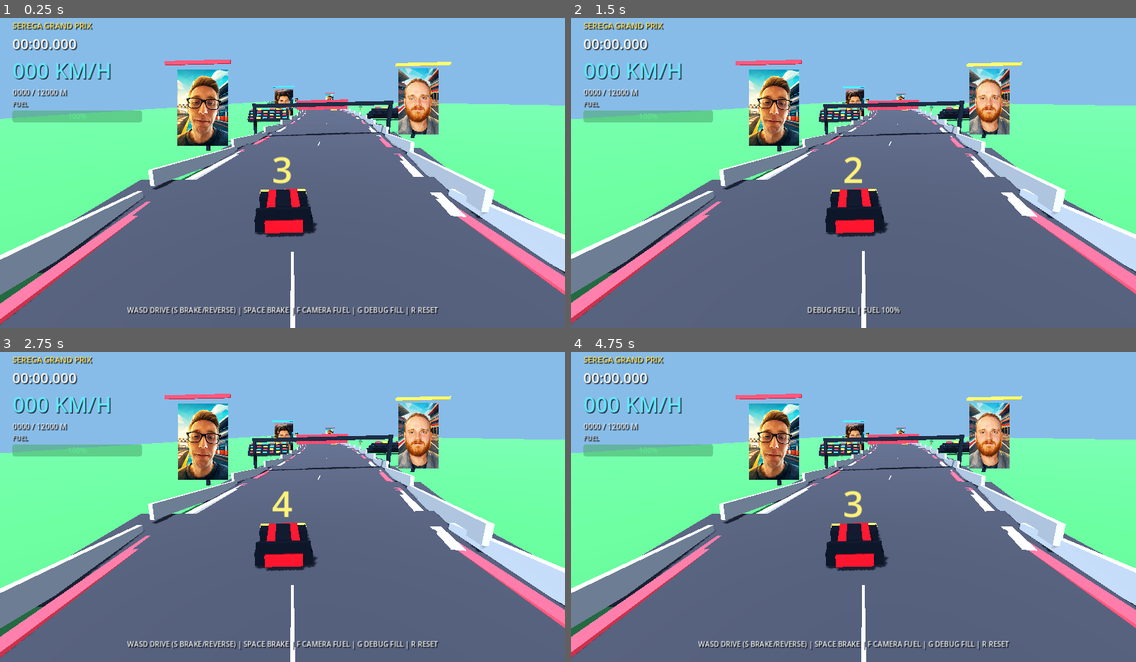
Above: before the commit, frames 1-4 (two rows, left to right).
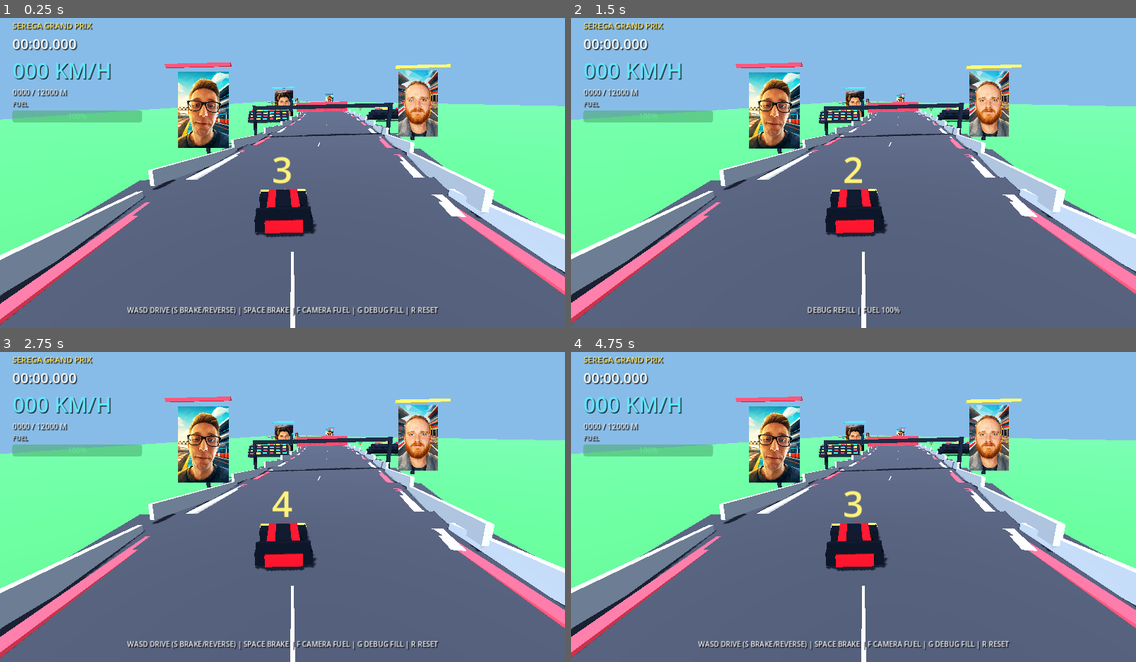
Above: after the commit, the same moments.

Repository: marticampgin/serega-racing
Game: Godot game, scene res://scenes/main.tscn
Same seed, same stepped clock (60 frames per second), same inputs: the game is played once before the commit and once after it.
Inputs:
- Up to frame 1 (0.25 s): no input
- Up to frame 2 (1.5 s): hold D 0.53-1.28 s; hold F 0.53-1.28 s; tap Space at 0.77 s; hold S from 1.28 s (still down); tap G at 1.35 s
- Up to frame 3 (2.75 s): tap Space at 1.52 s; tap Enter at 2 s; release S at 2.03 s; hold D from 2.03 s (still down); hold R from 2.03 s (still down)
- Up to frame 4 (4.75 s): tap Space at 2.75, 3.02, 3.77, 4.25, 4.52 s; release D at 2.78 s; release R at 2.78 s; hold W 2.78-3.53 s; tap F at 2.85 s; tap Enter at 3.5 s; hold G 3.53-4.28 s; hold A from 3.53 s (still down); tap R at 4.35 s

The runs differ from the first frame. In frame 1, 4.8% of the frame differs, in the area x 0-100%, y 13-99%; in frame 2, 4.8%; in frame 3, 4.8%; in frame 4, 4.8%.

Commit message:
Prevent terrain fall-through across full course

Diff:
--- /dev/null
+++ b/qa/course_traversal.gd
@@ -0,0 +1,80 @@
+extends SceneTree
+
+const SAMPLE_SPACING := 60
+
+var failures: Array[String] = []
+
+
+func _initialize() -> void:
+	call_deferred("_run")
+
+
+func fail(message: String) -> void:
+	failures.append(message)
+	push_error("FAIL: " + message)
+
+
+func _run() -> void:
+	var packed := load("res://scenes/main.tscn") as PackedScene
+	if packed == null:
+		fail("main scene does not load")
+		quit(1)
+		return
+	var race := packed.instantiate()
+	root.add_child(race)
+	await physics_frame
+	await physics_frame
+
+	# Obstacles can overlap the sampling line; disable them so rays validate road only.
+	for obstacle in get_nodes_in_group("obstacle"):
+		if obstacle is CollisionObject3D:
+			obstacle.collision_layer = 0
+	var car := race.get_node("PlayerCar") as CharacterBody3D
+	car.collision_layer = 0
+	await physics_frame
+
+	var space := root.world_3d.direct_space_state
+	var checked := 0
+	for distance in range(0, int(race.TRACK_LENGTH) + 1, SAMPLE_SPACING):
+		var z := -float(distance)
+		var x := float(race.call("center_x", z))
+		var y := float(race.call("track_y", z))
+		if y < 0.29:
+			fail("road is buried beneath terrain at distance %dm" % distance)
+		var query := PhysicsRayQueryParameters3D.create(
+			Vector3(x, y + 4.0, z),
+			Vector3(x, y - 4.0, z),
+			1
+		)
+		var hit := space.intersect_ray(query)
+		if hit.is_empty():
+			fail("no road collider at distance %dm" % distance)
+			continue
+		var collider := hit.get("collider") as Node
+		if collider == null or not (collider.is_in_group("track") or collider.is_in_group("bridge")):
+			fail("unexpected collider at distance %dm" % distance)
+			continue
+		checked += 1
+
+	# Reproduce the reported failure area with an extreme off-track/fall-through state.
+	var recovery_z := -1682.0
+	car.global_position = Vector3(
+		float(race.call("center_x", recovery_z)) + 30.0,
+		float(race.call("track_y", recovery_z)) - 8.0,
+		recovery_z
+	)
+	race.call("enforce_track_safety", 1.0 / 60.0)
+	var expected := Vector3(
+		float(race.call("center_x", recovery_z)),
+		float(race.call("track_y", recovery_z)) + 0.55,
+		recovery_z
+	)
+	if car.global_position.distance_to(expected) > 0.2:
+		fail("off-track recovery did not return car to the road")
+
+	if failures.is_empty():
+		print("COURSE QA: PASS (%d road samples + recovery)" % checked)
+		quit(0)
+	else:
+		print("COURSE QA: FAIL (%d issues)" % failures.size())
+		quit(1)
--- a/scripts/main.gd
+++ b/scripts/main.gd
@@ -50,6 +50,9 @@
 			var capture_z := clampf(float(argument.trim_prefix("--screenshot-z=")), -TRACK_LENGTH, 0.0)
 			car.global_position = Vector3(center_x(capture_z), track_y(capture_z) + 0.55, capture_z)
 			car.rotation.y = track_heading(capture_z)
+			var capture_basis := car.global_transform.basis
+			chase_camera.global_position = car.global_position + capture_basis.z * 10.5 + Vector3.UP * 5.2
+			chase_camera.look_at(car.global_position - capture_basis.z * 5.0 + Vector3.UP * 0.55, Vector3.UP)
 		if argument.begins_with("--screenshot="):
 			capture_qa_screenshot.call_deferred(argument.trim_prefix("--screenshot="))
 
@@ -75,7 +78,9 @@
 
 func track_y(z: float) -> float:
 	var d := maxf(0.0, -z)
-	var height := sin(d / 410.0) * 2.2
+	# Never let a valley dip below the terrain plane; buried road meshes caused the
+	# reported apparent fall-through around 1.68 km.
+	var height := maxf(0.3, sin(d / 410.0) * 2.2)
 	# Mountain climb, high bridge/viaduct, then a controlled descent.
 	height += smoothstep(1800.0, 2500.0, d) * 8.0
 	height -= smoothstep(3650.0, 4400.0, d) * 8.0
@@ -546,10 +551,35 @@
 			var step_collision := car.get_slide_collision(collision_index)
 			if step_collision.get_collider() is Node and step_collision.get_collider().is_in_group("obstacle"):
 				handle_obstacle_hit()
-	# Settle the arcade chassis onto steep modular road pieces and banking.
-	var road_height := track_y(car.global_position.z) + 0.55
-	if absf(car.global_position.x - center_x(car.global_position.z)) < ROAD_WIDTH * 0.65:
-		car.global_position.y = lerpf(car.global_position.y, road_height, 1.0 - exp(-delta * 18.0))
+	enforce_track_safety(delta)
+
+
+func enforce_track_safety(delta: float) -> void:
+	var z := clampf(car.global_position.z, -TRACK_LENGTH, START_Z)
+	var heading := track_heading(z)
+	var lateral_axis := Vector3(cos(heading), 0.0, -sin(heading)).normalized()
+	var center := Vector3(center_x(z), track_y(z) + 0.55, z)
+	var lateral_distance := (car.global_position - center).dot(lateral_axis)
+	var soft_edge := ROAD_WIDTH * 0.43
+	var hard_edge := ROAD_WIDTH * 0.7
+	if absf(lateral_distance) > hard_edge:
+		# Recover from a missed modular seam or an extreme collision without losing progress.
+		car.global_position = center
+		car.rotation.y = heading
+		speed *= 0.35
+		status_label.text = "TRACK RECOVERY | CAR RETURNED TO RACING LINE"
+	elif absf(lateral_distance) > soft_edge:
+		var clamped_lateral := clampf(lateral_distance, -soft_edge, soft_edge)
+		car.global_position -= lateral_axis * (lateral_distance - clamped_lateral)
+		speed *= 0.985
+	# The modular course is an arcade surface, so keep the chassis attached to its
+	# analytical height. This prevents tunneling through pitched road seams.
+	var target_height := track_y(car.global_position.z) + 0.55
+	if car.global_position.y < target_height - 1.0 or car.global_position.y > target_height + 2.5:
+		car.global_position.y = target_height
+		car.velocity.y = 0.0
+	else:
+		car.global_position.y = lerpf(car.global_position.y, target_height, 1.0 - exp(-delta * 24.0))
 
 
 func compute_drive_speed(current_speed: float, throttle: float, reverse_pressed: bool, hard_braking: bool, progress: float, delta: float) -> float:
Not shown, added: qa/course_traversal.gd.uid
Not shown, changed: qa/README.md
